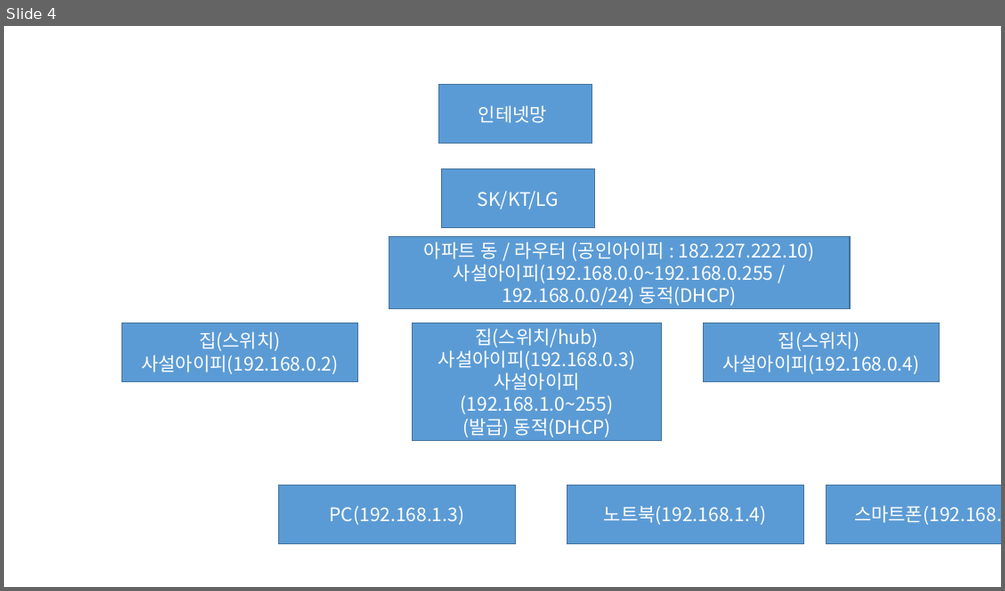
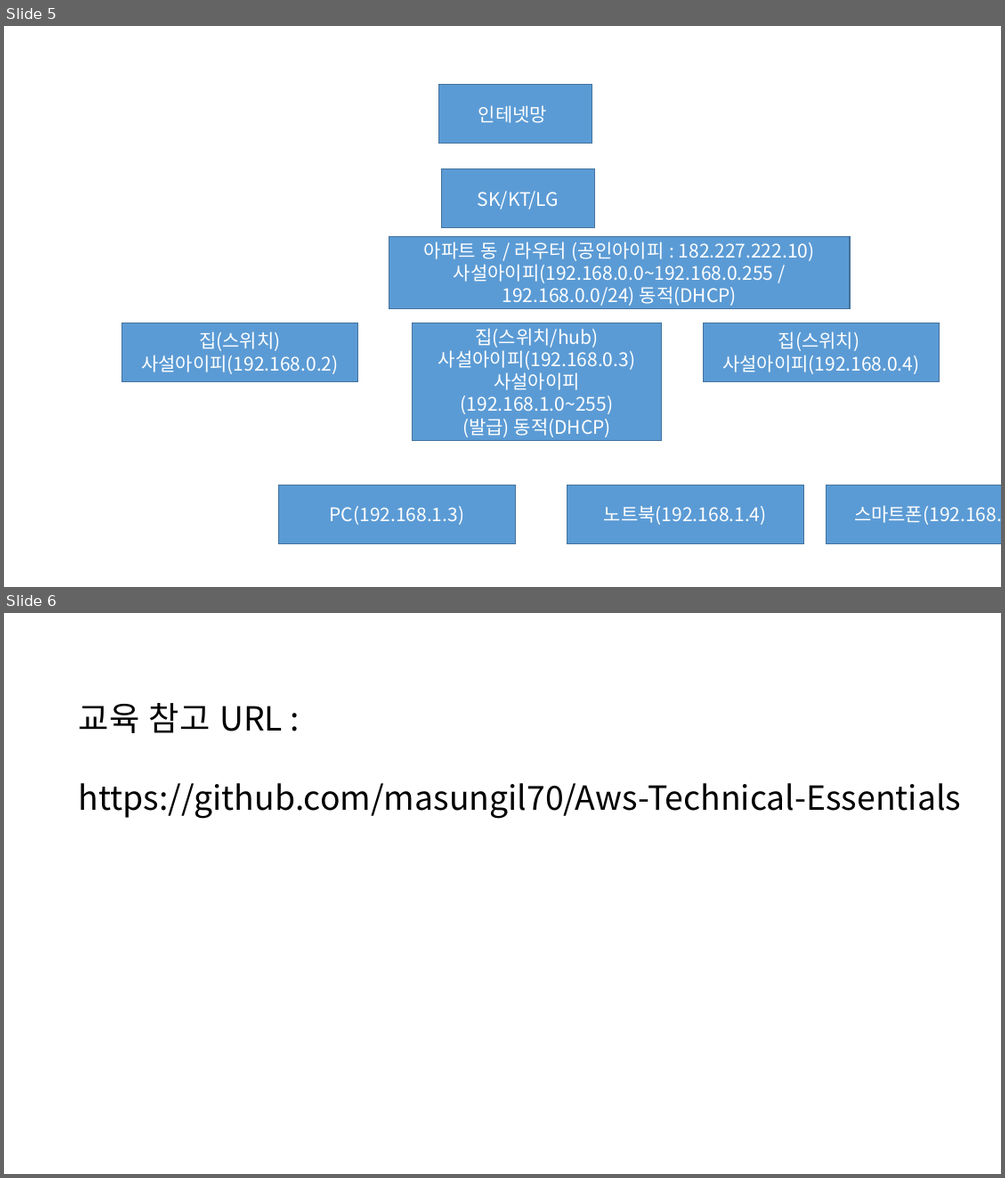
Before and after one commit to masungil70/Aws-Technical-Essentials, a slide deck: 완성된구조도.pptx. Shown one above the other, each under a label of ours: slide 4 before the commit, slides 5 and 6 after it. The pictures are 1005x591 and 1005x1178 pixels, drawn with LibreOffice and Linux fonts; fonts in the diff are those of the drawing. Boxes give left, top, right and bottom in pixels: in the first picture for what was removed or moved away, otherwise in the second. Text is boxed around its words. In the diff, an @@ line names an element or a change of style, - is before the commit and + after.

```diff
--- a/완성된구조도.pptx
+++ b/완성된구조도.pptx
@@ slide 6 added at <box>4,613,1001,1174</box>, background #FFFFFF @@
@@ text added at <box>79,703,962,819</box>, 32 pt, text #000000 @@
+교육 참고 URL :
+https://github.com/masungil70/Aws-Technical-Essentials
@@ what was slide 4 is now slide 5 @@
```
Also in this commit, not shown: 1 slide changed, 1 other slide added, 1 other file.
